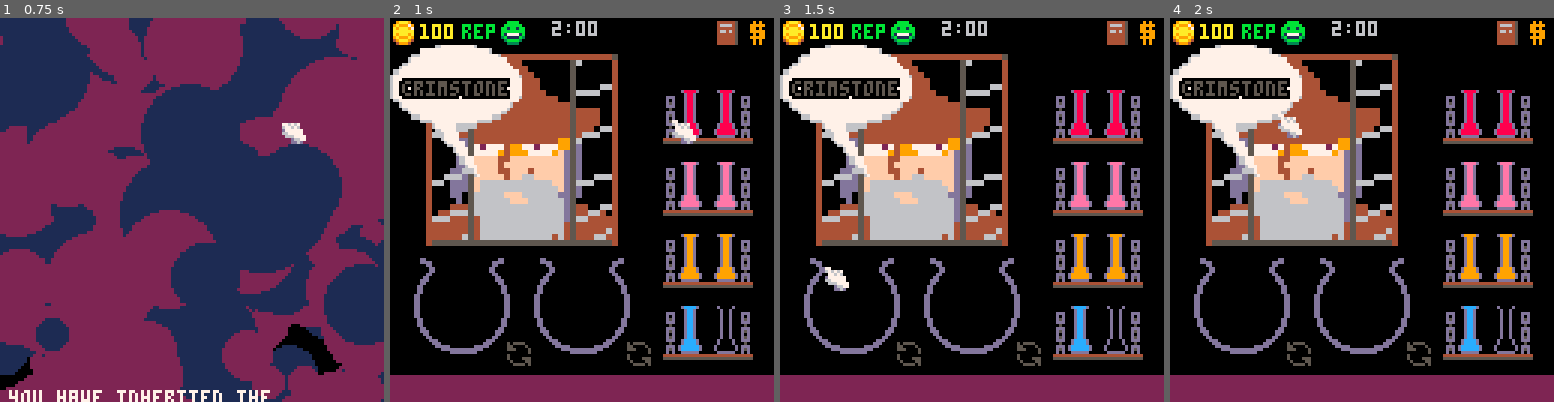
Above: before the commit, frames 1-4 (left to right).
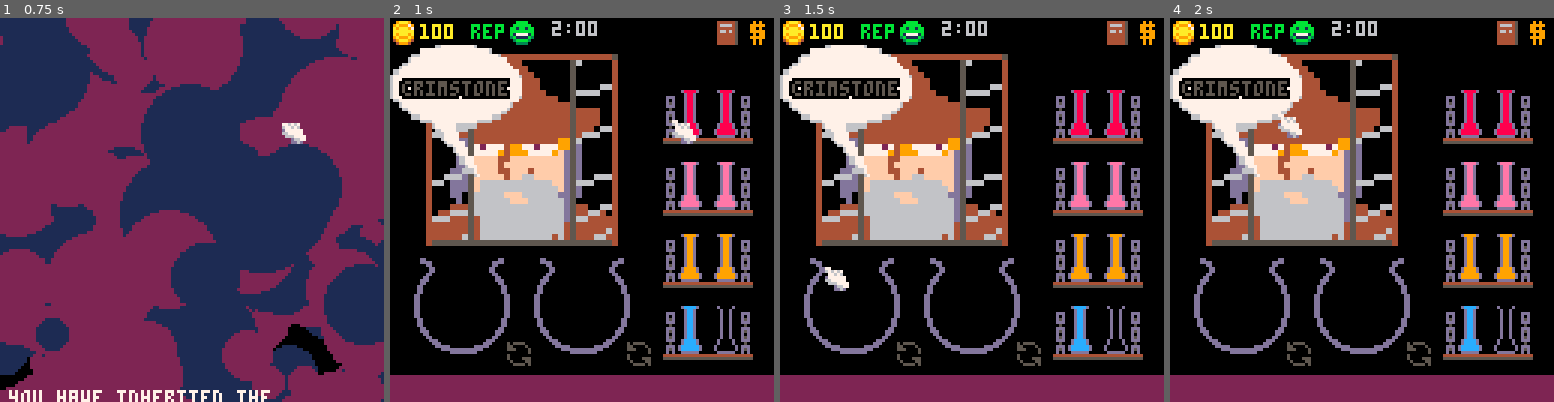
Above: after the commit, the same moments.

Repository: andbalch/cs4730_team_game
Game: PICO-8 cartridge potion.p8
The game is run twice, just before and just after one commit, with the same random seed, the same clock (stepped at 60 frames per second) and the same inputs.
Inputs (mouse positions are in pixels of both pictures, inside the frame that each line leads up to):
- Up to frame 1 (0.75 s): tap X (X key) at 0.33 s; click (280, 121) at 0.67 s; tap O (Z key) at 0.7 s
- Up to frame 2 (1 s): no input
- Up to frame 3 (1.5 s): tap X (X key) at 1.07 s; click (826, 267) at 1.22 s
- Up to frame 4 (2 s): tap O (Z key) at 1.7 s; click (1277, 114) at 1.77 s; tap X (X key) at 1.85 s

Frame 1 is identical in both runs. In frame 2, 0.6% of the frame differs, in the area x 18-38%, y 0-8%; in frame 3, 0.6%; in frame 4, 0.6%.

Commit message:
moved reputation display right so that it does not block gold

Diff:
--- a/brew.lua
+++ b/brew.lua
@@ -180,8 +180,8 @@
 	oprint(gold,10,2,10)
 
 	-- Draw rep.
-	oprint("rep",24,2,11)
-	spr(59+failure_count,37,1)
+	oprint("rep",27,2,11)
+	spr(59+failure_count,40,1)
 
 	-- Display current order
 	-- spr(192, 0, 16, 4, 4)
